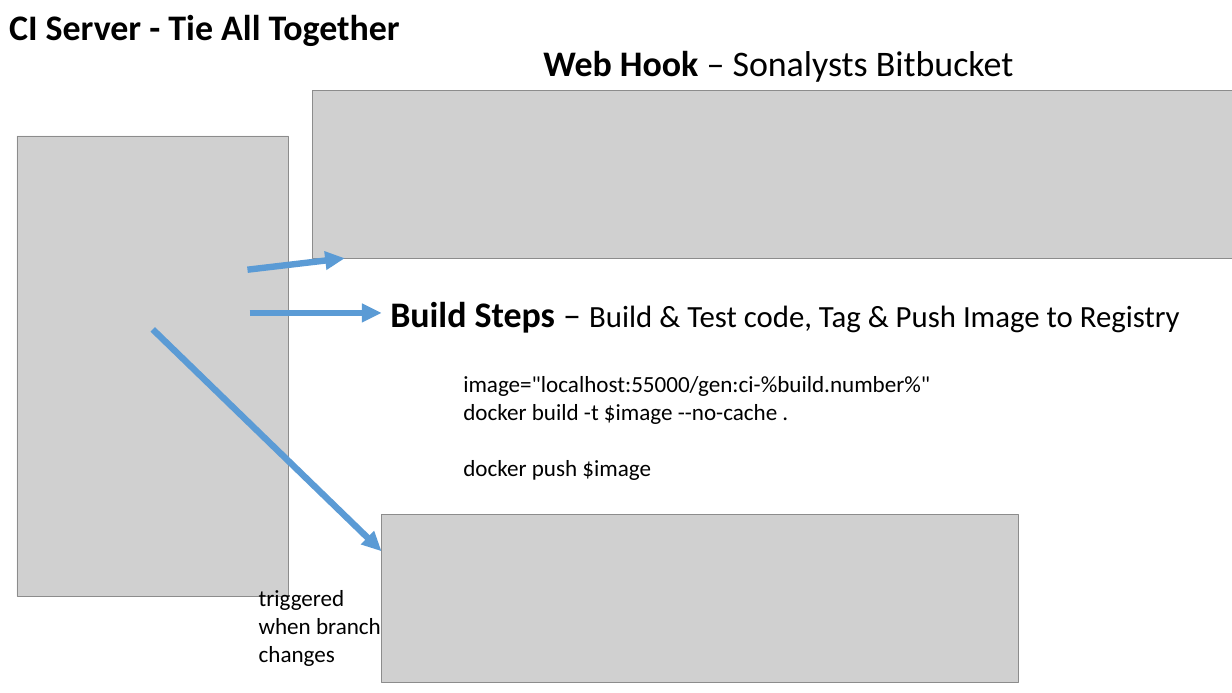
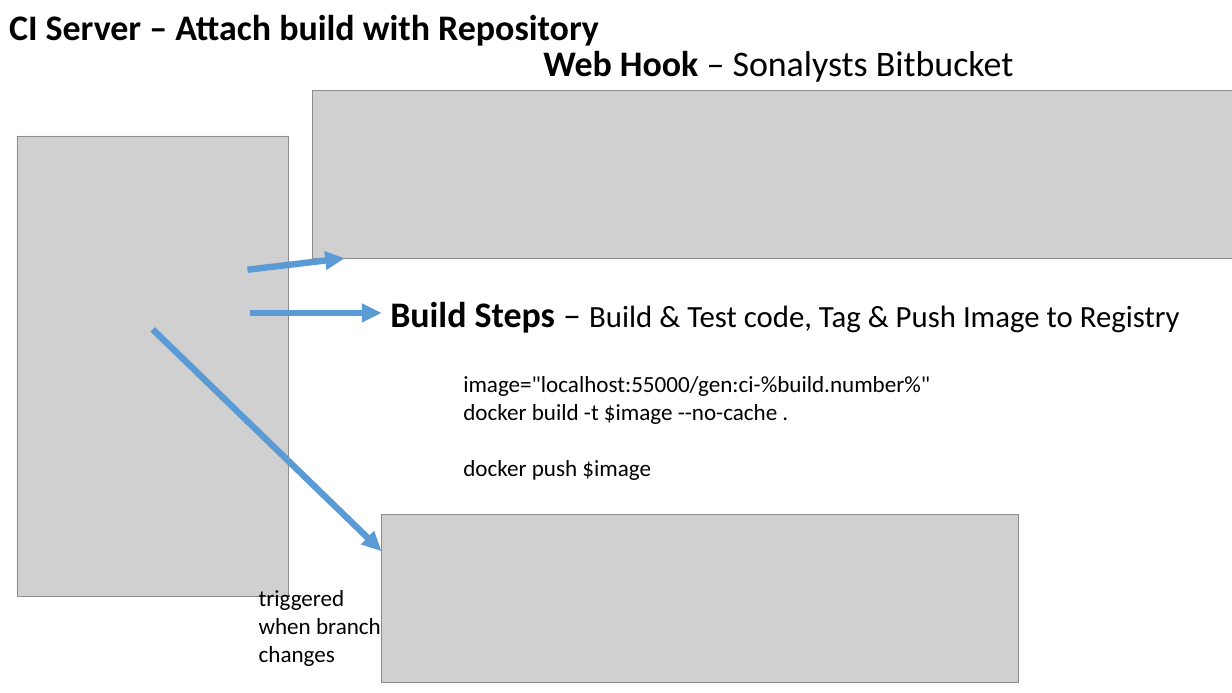
Before and after one commit to kaubster/aspnetcore-generator-api, a slide deck: slide 6 of infra/Pipeline Design.pptx. Drawn at 1232x693 pixels with LibreOffice and Linux fonts; fonts in the diff are those of the drawing; grey boxes stand for pictures. Boxes give left, top, right and bottom in pixels: in the first picture for what was removed or moved away, otherwise in the second. Text is boxed around its words. In the diff, an @@ line names an element or a change of style, - is before the commit and + after.

```diff
--- a/infra/Pipeline Design.pptx
+++ b/infra/Pipeline Design.pptx
@@ text at <box>9,14,599,46</box>: text changed @@
-CI Server - Tie All Together
+CI Server – Attach build with Repository
```
Also in this commit, not shown: 3 other slides changed, 2 slides added, 10 other files.
